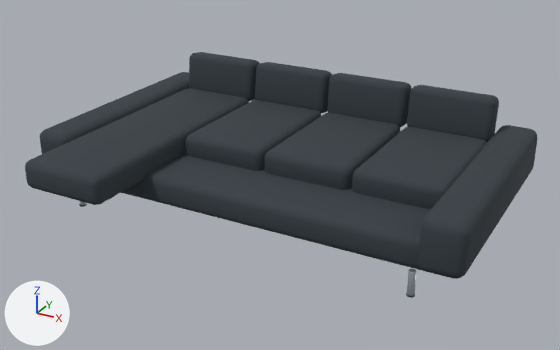
One commit to the glTF model public/models/furniture/corner-pit-sofa.glb: the scene before it, then after it.
Rendered twice from a 50 mm lens placed at (2.35, -4.2, 2.37), pointed at (0.05, -0.02, 0.28). The axes (+X, +Y, +Z) are drawn at lower left. The lights are the same throughout. The older version comes first.

The older version as bpy lines, for what is in view:
```python
mat_upholstery_textured = principled_material('upholstery-textured')
mat_upholstery_textured.base_color = (0.035, 0.046, 0.055)  # dark grey #353d42
mat_upholstery_textured.roughness = 0.94
me_cone_098 = bpy.data.meshes.new('Cone.098')
me_cone_098.from_pydata(...)  # 3360 vertices, 6644 faces; spans x -1.5..1.5, y -1.05..1.05, z 0.0..0.76
# faces by material slot: [1520, 1520, 2068, 1536]
me_cone_098.materials.append(mat_modern_brushed_aluminum)  # light grey #c2cbd3
me_cone_098.materials.append(mat_modern_recess_charcoal)  # dark grey #242c32
me_cone_098.materials.append(mat_upholstery_textured)  # dark grey #353d42
me_cone_098.materials.append(mat_modern_tailored_welting)  # dark grey #2e353a
ob_corner_pit_sofa = bpy.data.objects.new('corner-pit-sofa', me_cone_098)
ob_corner_pit_sofa.location = (0.0, 0.0, 0.0)
```
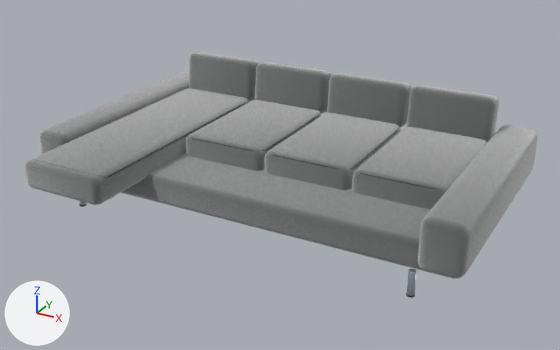
Patch to the scene script:
```diff
--- a/public/models/furniture/corner-pit-sofa.glb.py
+++ b/public/models/furniture/corner-pit-sofa.glb.py
@@ img_material_chenille_orm @@
+img_material_chenille_orm = load_image('material-chenille-orm', '_unpacked/material-chenille-orm', 1024, 1024, 'Non-Color')
@@ img_material_chenille_normal @@
+img_material_chenille_normal = load_image('material-chenille-normal', '_unpacked/material-chenille-normal', 1024, 1024, 'Non-Color')
@@ img_material_chenille_color @@
+img_material_chenille_color = load_image('material-chenille-color', '_unpacked/material-chenille-color', 1024, 1024, 'sRGB')
@@ mat_upholstery_textured @@
 mat_upholstery_textured = bpy.data.materials.new('upholstery-textured')
-# nodes: BsdfPrincipled, OutputMaterial
-# colours: dark grey #353d42
+# nodes: BsdfPrincipled, Mix, NormalMap, OutputMaterial, SeparateColor, TexImage x3
+# colours: dark grey #303b39
+# uses the picture img_material_chenille_color
+# uses the picture img_material_chenille_normal
+# uses the picture img_material_chenille_orm
```

Location of each change, [x1, y1, x2, y2] in pixels of the pictures (560 x 350 px):
'corner-pit-sofa', surface changed (light grey to grey)
    both: [25, 52, 537, 279]
